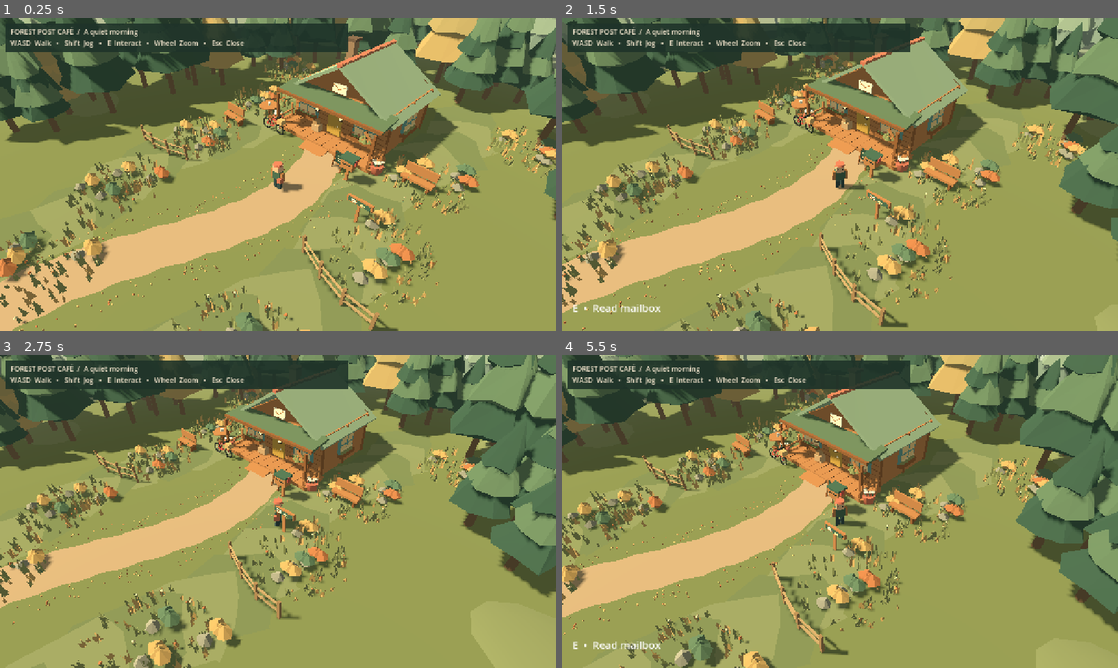
Above: before the commit, frames 1-4 (two rows, left to right).
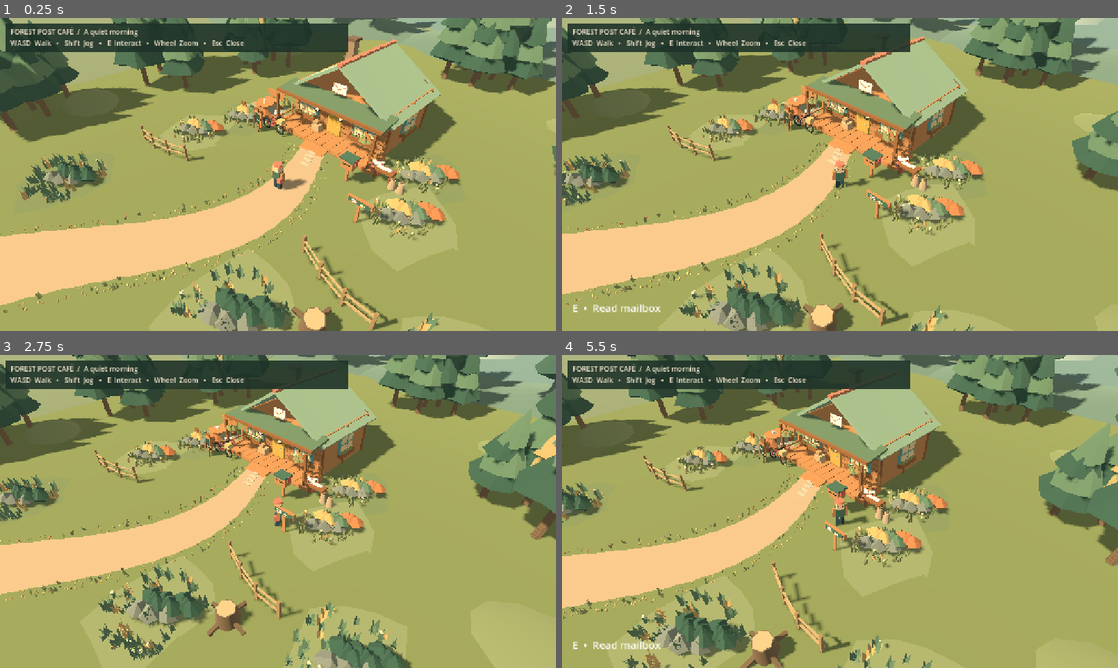
Above: after the commit, the same moments.

Repository: VietCodeBug/a-place-to-belong
Game: Godot game, scene res://scenes/world/forest_hub.tscn
Two runs of this game, one before a commit and one after it. Both use one fixed random seed, a clock stepped at 60 frames per second and the inputs below.
Inputs (mouse positions are in pixels of both pictures, inside the frame that each line leads up to):
- Up to frame 1 (0.25 s): no input
- Up to frame 2 (1.5 s): move the mouse to (962, 158) at 0.52 s; hold D (move_right) 0.53-1.28 s; hold E (interact) 0.53-1.28 s; click (962, 158) at 0.67 s; move the mouse to (728, 190) at 1.27 s; hold S (move_down) from 1.28 s (still down); tap Shift (jog) at 1.35 s
- Up to frame 3 (2.75 s): move the mouse to (333, 442) at 2.02 s; release S (move_down) at 2.03 s; hold D (move_right) from 2.03 s (still down); hold E (interact) from 2.03 s (still down)
- Up to frame 4 (5.5 s): move the mouse to (812, 574) at 2.77 s; release D (move_right) at 2.78 s; release E (interact) at 2.78 s; hold W (move_up) 2.78-3.53 s; tap Shift (jog) at 2.85, 4.35 s; click (812, 574) at 2.92 s; move the mouse to (1006, 558) at 3.52 s; hold E (interact) 3.53-4.28 s; hold A (move_left) 3.53-5.03 s; move the mouse to (673, 464) at 4.27 s; move the mouse to (867, 511) at 5.02 s; hold S (move_down) from 5.03 s (still down); hold E (interact) from 5.03 s (still down); click (867, 511) at 5.17 s

The runs differ from the first frame. In frame 1, 39% of the frame differs, in the area x 0-100%, y 0-100%; in frame 2, 39%; in frame 3, 41%; in frame 4, 41%.

Commit message:
Compose layered woodland, a tapered entrance path and story corners

Diff:
--- /dev/null
+++ b/scripts/world/clearing_layout.gd
@@ -0,0 +1,12 @@
+class_name ClearingLayout
+extends RefCounted
+## Shared sightline and path data keeps road/verges/vegetation in agreement.
+static func path_center(z: float) -> float:
+	var t := clampf((z-2.4)/21.6,0.0,1.0)
+	return sin(t*PI*1.5)*2.6-t*3.0
+
+static func path_half_width(z: float) -> float:
+	return lerpf(0.95,2.7,clampf((z-2.4)/21.6,0.0,1.0))
+
+static func on_path(p: Vector3, margin := 0.0) -> bool:
+	return p.z >= 2.0 and absf(p.x-path_center(p.z)) < path_half_width(p.z)+margin
--- a/scripts/world/forest_hub.gd
+++ b/scripts/world/forest_hub.gd
@@ -12,22 +12,22 @@
 	settings.background_mode = Environment.BG_COLOR
 	settings.background_color = PALETTE.haze
 	settings.ambient_light_source = Environment.AMBIENT_SOURCE_COLOR
-	settings.ambient_light_color = Color("DBDDC8")
-	settings.ambient_light_energy = 0.45
+	settings.ambient_light_color = Color("DBDFD2")
+	settings.ambient_light_energy = 0.5
 	settings.fog_enabled = true
-	settings.fog_light_color = PALETTE.haze
-	settings.fog_light_energy = 0.7
+	settings.fog_light_color = Color("AFBFC0")
+	settings.fog_light_energy = 0.45
 	settings.fog_mode = Environment.FOG_MODE_DEPTH
-	settings.fog_depth_begin = 24.0
-	settings.fog_depth_end = 100.0
+	settings.fog_depth_begin = 42.0
+	settings.fog_depth_end = 170.0
 	settings.fog_depth_curve = 1.4
 	settings.tonemap_mode = Environment.TONE_MAPPER_LINEAR
 	environment.environment = settings
 	add_child(environment)
 	var sun := DirectionalLight3D.new()
-	sun.rotation_degrees = Vector3(-48,-48,0)
-	sun.light_color = Color("FFE3B8")
-	sun.light_energy = 0.55
+	sun.rotation_degrees = Vector3(-44,-30,0)
+	sun.light_color = Color("FFE0B9")
+	sun.light_energy = 0.6
 	sun.directional_shadow_max_distance = 65
 	sun.shadow_blur = 2.0
 	sun.shadow_normal_bias = 2.0
@@ -35,8 +35,14 @@
 	sun.light_angular_distance = 2.5
 	sun.shadow_enabled = true
 	add_child(sun)
+	# A low-energy, shadowless back light catches the roof edge without extra shadow maps.
+	var rim := DirectionalLight3D.new()
+	rim.rotation_degrees = Vector3(-24,145,0)
+	rim.light_color = Color("FFE7C2")
+	rim.light_energy = 0.16
+	add_child(rim)
 	S.box(self,Vector3(0,-0.3,0),Vector3(48,0.6,48),PALETTE.ground.to_html(),true)
-	S.box(self,Vector3(0,-0.85,-10),Vector3(160,0.6,160),"7B896C")
+	S.box(self,Vector3(0,-0.85,-10),Vector3(500,0.6,500),"7B896C")
 	build_ground()
 	var woods := Node3D.new()
 	woods.name = "EarlyAutumnWoodland"
@@ -48,11 +54,10 @@
 	add_child(mailbox)
 	mailbox.position = Vector3(3.6,0,3.5)
 	build_bicycle(Vector3(-3.8,0,2.7))
-	build_bench(Vector3(7,0,1))
-	build_bench(Vector3(-7,0,4))
-	S.cone(self,Vector3(-6,0.75,1),0.85,0.14,"B88254",0.85)
-	S.box(self,Vector3(-6,0.35,1),Vector3(0.2,0.7,0.2),"92633F",true)
-	S.cone(self,Vector3(-6,0.93,1),0.12,0.22,"F6E8D0",0.14)
+	build_bench(Vector3(-6.6,0,-0.2))
+	S.cone(self,Vector3(-6.6,0.75,1),0.85,0.14,"B88254",0.85)
+	S.box(self,Vector3(-6.6,0.35,1),Vector3(0.2,0.7,0.2),"92633F",true)
+	S.cone(self,Vector3(-6.6,0.93,1),0.12,0.22,"F6E8D0",0.14)
 	S.box(self,Vector3(6,0.8,6),Vector3(0.15,1.6,0.15),"B88254",true)
 	var direction_board := S.box(self,Vector3(6,1.5,6),Vector3(1.5,0.4,0.15),"B88254")
 	direction_board.rotation.z = 0.06
@@ -76,6 +81,7 @@
 		S.cone(self,Vector3(-45+i*12,-2,-47),13,16+(i%3)*4,"9DAFA5")
 	decorate_cafe()
 	build_fences()
+	compose_vignettes()
 	player = preload("res://scenes/player/postal_worker.tscn").instantiate()
 	player.name = "Player"
 	add_child(player)
@@ -188,17 +194,17 @@
 	collision.position.y = 0.5
 
 func build_ground() -> void:
-	# Continuous path ribbon with irregular verges instead of overlapping disks.
+	# Broad foreground narrows into a quiet S curve ending at the porch ramp.
 	var st := SurfaceTool.new()
 	st.begin(Mesh.PRIMITIVE_TRIANGLES)
 	var edges: Array[Vector3] = []
-	for i in range(59):
-		var z := -5.0+i*0.5
-		var center := sin(z*0.22)*2
-		var width := 1.5+sin(i*1.7)*0.08
+	for i in range(73):
+		var z := 2.4+i*0.3
+		var center := ClearingLayout.path_center(z)
+		var width := ClearingLayout.path_half_width(z)+sin(i*1.7)*0.035
 		edges.append(Vector3(center-width,0.045,z))
 		edges.append(Vector3(center+width,0.045,z))
-	for i in range(58):
+	for i in range(72):
 		var a := i*2
 		for index in [a,a+1,a+2,a+1,a+3,a+2]:
 			st.add_vertex(edges[index])
@@ -213,23 +219,22 @@
 		hill.scale = Vector3(8,2.0,6)
 		hill.create_trimesh_collision()
 	# Single-surface organic meadow patches avoid thin, overlapping cylinder caps.
-	for i in range(13):
-		var z := -9.0+i*2.5
-		for side in [-1,1]:
-			var center := Vector3(side*(6.2+sin(i)*0.8),0.01+i*0.0015,z)
-			var patch := SurfaceTool.new()
-			patch.begin(Mesh.PRIMITIVE_TRIANGLES)
-			for j in range(11):
-				var angle := j*TAU/11
-				var next := (j+1)*TAU/11
-				var r := 2.4+sin(j*2.2+i)*0.35
-				var r_next := 2.4+sin((j+1)*2.2+i)*0.35
-				patch.set_normal(Vector3.UP)
-				patch.add_vertex(Vector3.ZERO)
-				patch.add_vertex(Vector3(cos(angle)*r,0,sin(angle)*r*1.3))
-				patch.add_vertex(Vector3(cos(next)*r_next,0,sin(next)*r_next*1.3))
-			var n := S.mesh(self,patch.commit(),center,"879267" if i%2 else "75845B")
-			n.cast_shadow = GeometryInstance3D.SHADOW_CASTING_SETTING_OFF
+	var patch_centers := [Vector3(-7,0,3),Vector3(-8,0,7),Vector3(7,0,0),Vector3(8,0,4),Vector3(-9,0,16),Vector3(5,0,14),Vector3(10,0,18),Vector3(13,0,10)]
+	for i in range(patch_centers.size()):
+		var center: Vector3 = patch_centers[i]+Vector3.UP*(0.01+i*0.0015)
+		var patch := SurfaceTool.new()
+		patch.begin(Mesh.PRIMITIVE_TRIANGLES)
+		for j in range(11):
+			var angle := j*TAU/11
+			var next := (j+1)*TAU/11
+			var r := 2.4+sin(j*2.2+i)*0.35
+			var r_next := 2.4+sin((j+1)*2.2+i)*0.35
+			patch.set_normal(Vector3.UP)
+			patch.add_vertex(Vector3.ZERO)
+			patch.add_vertex(Vector3(cos(angle)*r,0,sin(angle)*r*1.3))
+			patch.add_vertex(Vector3(cos(next)*r_next,0,sin(next)*r_next*1.3))
+		var n := S.mesh(self,patch.commit(),center,"879267" if i%2 else "75845B")
+		n.cast_shadow = GeometryInstance3D.SHADOW_CASTING_SETTING_OFF
 
 func decorate_cafe() -> void:
 	var cafe: Node3D = $Cafe
@@ -287,7 +292,7 @@
 	# Freestanding café menu, parcels and envelope-shaped postal plaque.
 	var menu := Node3D.new()
 	add_child(menu)
-	menu.position = Vector3(2.6,0,2.9)
+	menu.position = Vector3(-4.8,0,3.3)
 	menu.rotation.y = -0.2
 	S.box(menu,Vector3(0,0.9,0),Vector3(0.9,1.1,0.12),"B88254",true)
 	S.box(menu,Vector3(0,0.9,0.07),Vector3(0.71,0.88,0.03),"354E44")
@@ -312,3 +317,38 @@
 			if i < 3:
 				for y in [0.45,0.98]:
 					S.beam(self,Vector3(x,y,z),Vector3(x+side*1.45,y,9.5+sin((i+1)*0.65)*0.9),0.09,"B49A70")
+
+func compose_vignettes() -> void:
+	# Postal loading corner: mailbox + sorting shelf + tied sacks/stacked crates.
+	var postal := Node3D.new()
+	postal.name = "PostalLoadingCorner"
+	add_child(postal)
+	postal.position = Vector3(5.2,0,1.8)
+	S.box(postal,Vector3(0,0.72,0),Vector3(1.3,0.14,0.65),"92633F",true)
+	for x in [-0.5,0.5]:
+		S.box(postal,Vector3(x,0.35,0),Vector3(0.12,0.7,0.5),"92633F",true)
+	for i in range(3):
+		S.box(postal,Vector3(-0.32+i*0.28,0.84+i*0.025,0),Vector3(0.35,0.05,0.27),"F6E8D0")
+	for i in range(2):
+		var p := Vector3(0.8+i*0.55,0.35,0.35)
+		S.cone(postal,p,0.27,0.7,"B9A181",0.16)
+		S.cone(postal,p+Vector3.UP*0.39,0.12,0.13,"7B6951",0.08)
+	S.cone(self,Vector3(-6.6,0.025,1),2.0,0.02,"989C83",2.0).cast_shadow = GeometryInstance3D.SHADOW_CASTING_SETTING_OFF
+	# Two chairs face a shared table, sheltered by a crescent flower bed.
+	for p in [Vector3(-7.4,0,2.4),Vector3(-5.8,0,2.4)]:
+		S.box(self,p+Vector3.UP*0.5,Vector3(0.55,0.12,0.55),"B88254",true)
+		S.box(self,p+Vector3(0,0.9,0.22),Vector3(0.55,0.65,0.1),"92633F")
+		for x in [-0.2,0.2]:
+			S.box(self,p+Vector3(x,0.24,0),Vector3(0.08,0.48,0.45),"92633F")
+	# Foreground root/stump vignette occupies the lower right, away from the path.
+	var stump := Vector3(8,0,12)
+	S.cone(self,stump+Vector3.UP*0.45,0.62,0.9,"75624D",0.48)
+	S.cone(self,stump+Vector3.UP*0.91,0.44,0.025,"C1A77F",0.44)
+	for i in range(4):
+		var a := i*TAU/4
+		S.beam(self,stump+Vector3.UP*0.35,stump+Vector3(cos(a),0.08,sin(a))*1.1,0.18,"75624D")
+	# Flat inset stepping details near the entrance; decorative, no movement obstacle.
+	for i in range(4):
+		var z := 2.8+i*0.45
+		var n := S.box(self,Vector3(ClearingLayout.path_center(z),0.057,z),Vector3(0.6,0.02,0.25),"B9B19A")
+		n.rotation.y = sin(i*2.1)*0.12
--- a/scripts/world/woodland.gd
+++ b/scripts/world/woodland.gd
@@ -89,16 +89,16 @@
 	st.generate_normals()
 	return st.commit()
 
-func tree(p: Vector3, category: int, variant: int, distant := false, autumn := false) -> void:
+func tree(p: Vector3, category: int, variant: int, depth_layer := 0, autumn := false) -> void:
 	tree_counts[category] += 1
 	silhouette_counts[variant] += 1
 	var height: float = [6.8,9.2,12.0][category]*rng.randf_range(0.9,1.1)
 	var width: float = [1.65,2.05,2.5][category]
 	if variant == 1:
 		width *= 1.22
-	var bark := Color("79644D") if not distant else Color("81958A")
+	var bark := Color("79644D") if depth_layer == 0 else Color("657F78")
 	stamp(trunk,p+Vector3.UP*height*0.29,Vector3(0.25,height*0.58,0.25),bark)
-	if not distant:
+	if depth_layer == 0:
 		var body := StaticBody3D.new()
 		var c := CollisionShape3D.new()
 		var shape := CylinderShape3D.new()
@@ -108,56 +108,73 @@
 		body.add_child(c)
 		add_child(body)
 		body.position = p+Vector3.UP*height*0.3
-	var tiers := 4 if variant == 0 else 3
+	var tiers := (4 if variant == 0 else 3) if depth_layer == 0 else 2
 	for tier in range(tiers):
 		var t := float(tier)/tiers
 		var color := palette.pine if tier%2 == 0 else palette.pine_light
 		if autumn:
 			color = palette.gold.lerp(palette.pine_light,0.18+0.12*(tier%2))
-		if distant:
-			color = color.lerp(palette.haze,0.42)
+		if depth_layer > 0:
+			color = color.lerp(Color("7F9B99"),0.12 if depth_layer == 1 else 0.32)
 		var at := p+Vector3(sin(tier*2.1)*0.14,height*(0.20+t*0.53),0)
 		stamp(crowns[variant],at,Vector3(width*(1-t*0.68),height*0.38,width*(1-t*0.68)),color,rng.randf_range(0,TAU))
 
 func plant_forest() -> void:
-	# Clumps frame an open café clearing; keep the southeast follow-camera corridor open.
-	var centers := [Vector2(-14,-9),Vector2(-6,-15),Vector2(4,-16),Vector2(14,-12),Vector2(-17,2),Vector2(18,-3),Vector2(-18,13)]
-	for cluster in range(centers.size()):
-		for j in range(8):
+	# Near wings, then separated middle groves and a reduced-detail far ridge.
+	# The central roof corridor (-9..9, z -7..-22) is deliberately left empty.
+	var near := [Vector2(-15,-6),Vector2(-19,3),Vector2(-21,15),Vector2(16,-7),Vector2(23,-17),Vector2(4,-19)]
+	for cluster in range(near.size()):
+		for j in range(6):
+			var a := j*2.4+cluster*0.6
+			var r := sqrt(float(j))*1.5
+			var v: Vector2 = near[cluster]+Vector2(cos(a),sin(a))*r
+			tree(Vector3(v.x,0,v.y),(j+cluster)%3,(j+cluster*2)%3,0,(j+cluster*3)%9 == 0)
+	var middle := [Vector2(-31,-23),Vector2(-17,-28),Vector2(1,-29),Vector2(17,-31),Vector2(32,-23)]
+	for cluster in range(middle.size()):
+		wooded_mound(middle[cluster],Vector2(12,10),2.0,Color("6C8577"))
+		for j in range(7):
 			var a := j*2.4+cluster
-			var r := sqrt(float(j))*1.6
-			var v: Vector2 = centers[cluster]+Vector2(cos(a),sin(a))*r
-			tree(Vector3(v.x,0,v.y),(j+cluster)%3,(j+cluster*2)%3,false,(j+cluster*3)%9 == 0)
-	# Cool, staggered outer treeline, outside the playable boundary.
-	for j in range(35):
-		var p := Vector3(-38+(j%18)*4.4,-0.5,-28-floorf(j/18.0)*9)
-		tree(p,1+j%2,j%3,true)
-	for j in range(11):
-		tree(Vector3(-29,0,-18+j*4),j%3,j%3,true)
+			var r := sqrt(float(j))*2.1
+			var v: Vector2 = middle[cluster]+Vector2(cos(a),sin(a))*r
+			var height := mound_height(v,middle[cluster],Vector2(12,10),2.0)
+			tree(Vector3(v.x,height,v.y),j%3,(j+cluster)%3,1)
+	wooded_mound(Vector2(0,-53),Vector2(70,17),3.0,Color("708C87"))
+	for j in range(28):
+		var x := -57+j*4.3
+		var z := -51+sin(j*0.73)*5.5
+		tree(Vector3(x,mound_height(Vector2(x,z),Vector2(0,-53),Vector2(70,17),3.0),z),1+j%2,j%3,2)
 
 func plant_gardens() -> void:
-	# Organic islands, with clear walking space through the middle of the path.
-	var gardens := [Vector3(-7,0,7),Vector3(-8,0,0),Vector3(7.5,0,0),Vector3(8,0,7),Vector3(-6,0,14),Vector3(6.5,0,15),Vector3(-11,0,-7),Vector3(11,0,-8),Vector3(-3,0,19)]
-	for center in gardens:
-		for j in range(80):
+	# Asymmetric vignettes frame the café and the two bottom corners of the play view.
+	var gardens := [Vector3(-7,0,3),Vector3(-8,0,7),Vector3(6.8,0,0),Vector3(7.5,0,4),Vector3(-9,0,16),Vector3(5.2,0,14),Vector3(10,0,18),Vector3(13,0,10)]
+	for index in range(gardens.size()):
+		var center: Vector3 = gardens[index]
+		var foreground := index >= 4
+		for j in range(65 if foreground else 45):
 			var a := rng.randf_range(0,TAU)
-			var r := sqrt(rng.randf())*2.8
-			var p: Vector3 = center+Vector3(cos(a)*r,0.03,sin(a)*r)
-			stamp(tuft,p,Vector3.ONE*rng.randf_range(0.4,1.3),palette.meadow if j%3 else palette.gold,a)
-			if j%8 == 0:
-				var bloom := palette.flowers if j%16 == 0 else palette.rust
-				stamp(pebble,p+Vector3.UP*0.35,Vector3(0.17,0.09,0.17),bloom)
-				stamp(tuft,p,Vector3(0.3,0.65,0.3),palette.pine_light,a)
-		for j in range(4):
-			var p: Vector3 = center+Vector3(rng.randf_range(-2,2),0,rng.randf_range(-2,2))
-			stamp(pebble,p+Vector3.UP*0.25,Vector3(0.8,0.6,0.65),Color("969787"),j)
+			var r := sqrt(rng.randf())*(2.3 if foreground else 1.7)
+			var p: Vector3 = center+Vector3(cos(a)*r,0.04,sin(a)*r)
+			if ClearingLayout.on_path(p,0.3):
+				continue
+			var color := palette.pine_light if foreground else palette.meadow
+			stamp(tuft,p,Vector3.ONE*rng.randf_range(0.7,1.65 if foreground else 1.1),color if j%5 else palette.gold,a)
+			if j%7 == 0:
+				stamp(pebble,p+Vector3.UP*0.45,Vector3(0.21,0.11,0.21),palette.flowers)
+		for j in range(3):
+			var p: Vector3 = center+Vector3(j*0.65-0.5,0,cos(j)*0.6)
+			stamp(pebble,p+Vector3.UP*0.3,Vector3(1.2,0.85,1.0),Color("80877B"),j)
 			for k in range(3):
-				stamp(pebble,p+Vector3(k*0.25,0.5,-0.7),Vector3(0.8,0.8,0.75),palette.gold if j%3 == 0 else (palette.pine_light if j%3 == 1 else palette.rust),k)
-	# Leaf litter hugs the verges, never covers the whole meadow.
-	for j in range(190):
-		var z := rng.randf_range(3,23)
-		var x := sin(z*0.22)*2+(1 if j%2 else -1)*rng.randf_range(1.65,2.8)
-		stamp(pebble,Vector3(x,0.045,z),Vector3(0.14,0.025,0.09),palette.gold if j%3 else palette.rust,j)
+				stamp(pebble,p+Vector3(k*0.35,0.5,-0.8),Vector3(1.05,0.95,0.9),palette.pine if foreground else ([palette.gold,palette.pine_light,palette.rust][j%3]),k)
+	# Sparse scalloped verge growth follows the same tapering curve as the road.
+	for j in range(260):
+		var z := rng.randf_range(2.9,23.5)
+		var side := 1.0 if j%2 else -1.0
+		var x := ClearingLayout.path_center(z)+side*(ClearingLayout.path_half_width(z)+rng.randf_range(0.1,0.75))
+		var p := Vector3(x,0.055,z)
+		if j%3 == 0:
+			stamp(tuft,p,Vector3.ONE*rng.randf_range(0.25,0.65),palette.meadow,j)
+		else:
+			stamp(pebble,p,Vector3(0.16,0.025,0.09),palette.gold if j%4 else palette.rust,j)
 
 func rock_mesh() -> ArrayMesh:
 	var st := SurfaceTool.new()
@@ -173,3 +190,21 @@
 		triangle(st,ring[k],Vector3(-0.06,-0.4,0.03),ring[j])
 	st.generate_normals()
 	return st.commit()
+
+func mound_height(p: Vector2, center: Vector2, radius: Vector2, height: float) -> float:
+	return -0.55+height*maxf(0.0,1.0-((p-center)/radius).length())
+
+func wooded_mound(center: Vector2, radius: Vector2, height: float, color: Color) -> void:
+	var st := SurfaceTool.new()
+	st.begin(Mesh.PRIMITIVE_TRIANGLES)
+	st.set_smooth_group(-1)
+	for i in range(20):
+		var a := i*TAU/20
+		var b := (i+1)*TAU/20
+		var p := Vector3(center.x,-0.55+height,center.y)
+		var v := Vector3(center.x+cos(a)*radius.x,-0.55,center.y+sin(a)*radius.y)
+		var w := Vector3(center.x+cos(b)*radius.x,-0.55,center.y+sin(b)*radius.y)
+		triangle(st,p,w,v)
+	st.generate_normals()
+	var n := S.mesh(self,st.commit(),Vector3.ZERO,color.to_html())
+	n.cast_shadow = GeometryInstance3D.SHADOW_CASTING_SETTING_OFF
Binary file added: docs/screenshots/composition-depth/01-playable-view.png
Binary file added: docs/screenshots/composition-depth/02-woodland-clearing.png
Binary file added: docs/screenshots/composition-depth/03-cafe-porch.png
Not shown, added: scripts/world/clearing_layout.gd.uid
Not shown, changed: AGENTS.md
Not shown, added: docs/composition-depth-pass.md
Not shown, changed: docs/early-autumn-art-pass.md
